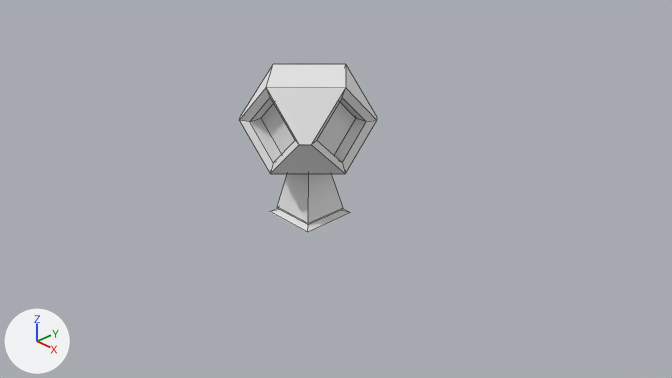
What one commit did to the Blender file Washed Up Wizard/Assets/Models/Environment/Turrets/Hospital Turret.blend.
The view is the same before and after, from the file's camera 'Camera'. Lighting does not change. The marker at lower left points along +X, +Y and +Z. Mesh edges are drawn as thin lines.

In view in the first picture: 'bottom', 'top'.
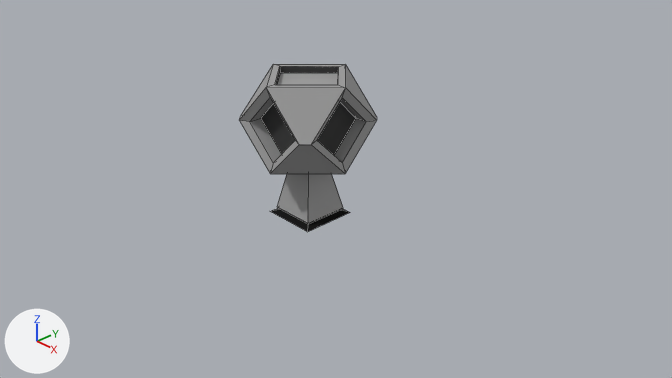
Commit message: added Turret

What differs and where, as boxes (x1, y1, x2, y2) in the pictures (672 x 378 px):
'top', recoloured, reshaped (white to grey): (240, 64, 377, 174) in both
'bottom', recoloured: (270, 174, 350, 232) in both
part 1 of me_cube_001, built on: (266, 64, 346, 88) in both
part 2 of me_cube_001, recoloured (grey to black): (261, 102, 356, 155) in both
part 3 of me_cube, recoloured (white to black): (270, 208, 350, 232) in both

What the commit changed:
Material 'Material' (mat_material) changes colour from white #e7e7e7 to grey #a0a0a0; in linear values from (0.8, 0.8, 0.8) to (0.351, 0.351, 0.351).
Material 'Material.002' (mat_material_002) is new.
Its base color is (0.0122, 0.0122, 0.0122) (black #1d1d1d).
Material 'Material.001' (mat_material_001) is new.
Its base color is (0.0578, 0.0578, 0.0578) (black #444444).
me_cube_001 is used by ob_top; location (0.0, 0.0, 0.33); scale (0.436, 0.436, 0.436).
me_cube_001 had 48 vertices, 45 faces and spanned x -1.75..1.74, y -1.75..1.75, z 1.34..4.26.
me_cube_001 now has 56 vertices, 54 faces and spans x -1.75..1.74, y -1.75..1.75, z 1.34..4.26.
Part 1, on me_cube_001:
1 face is deleted.
8 vertices are added at x -1.37..1.36, y -1.37..1.37, z 4.04..4.26.
4 new faces join them, mat_material_001 (black #444444).
5 new faces join them, mat_material (grey #a0a0a0).
me_cube_001 part 2: 4 faces spanning x -1.14..1.13, y -1.14..1.14, z 1.7..3.91 switch from mat_material (white #e7e7e7) to mat_material_001 (black #444444).
me_cube has 16 vertices, 14 faces and spans x -1.0..1.0, y -1.0..1.0, z 0.06..1.92.
me_cube is used by ob_bottom; location (0.0, 0.0, 0.0); scale (0.436, 0.436, 0.436).
me_cube part 3: all 8 faces centred in x -0.88..0.88, y -0.88..0.88, z 0.1..0.2 switch from mat_material (white #e7e7e7) to mat_material_002 (black #1d1d1d).
